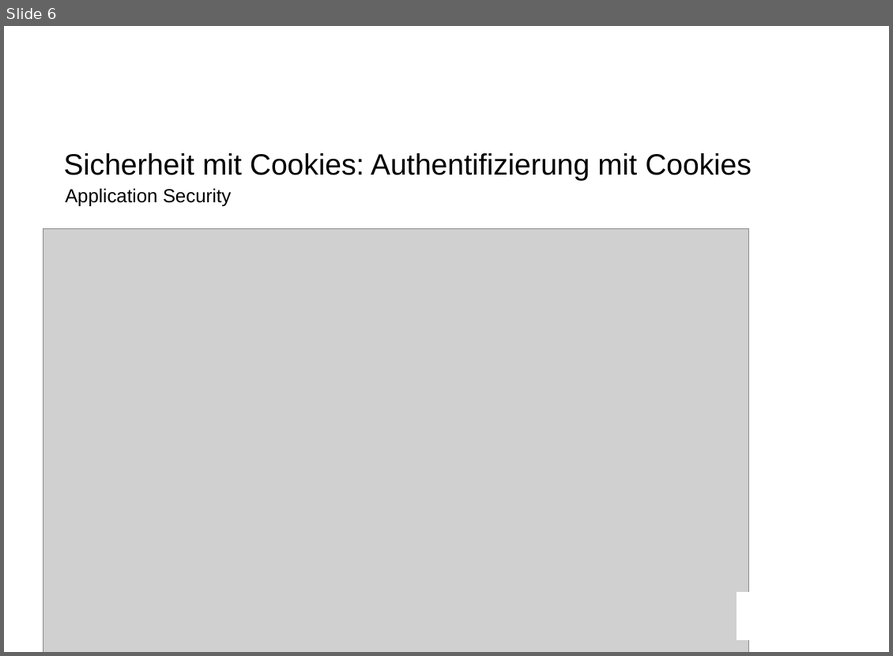
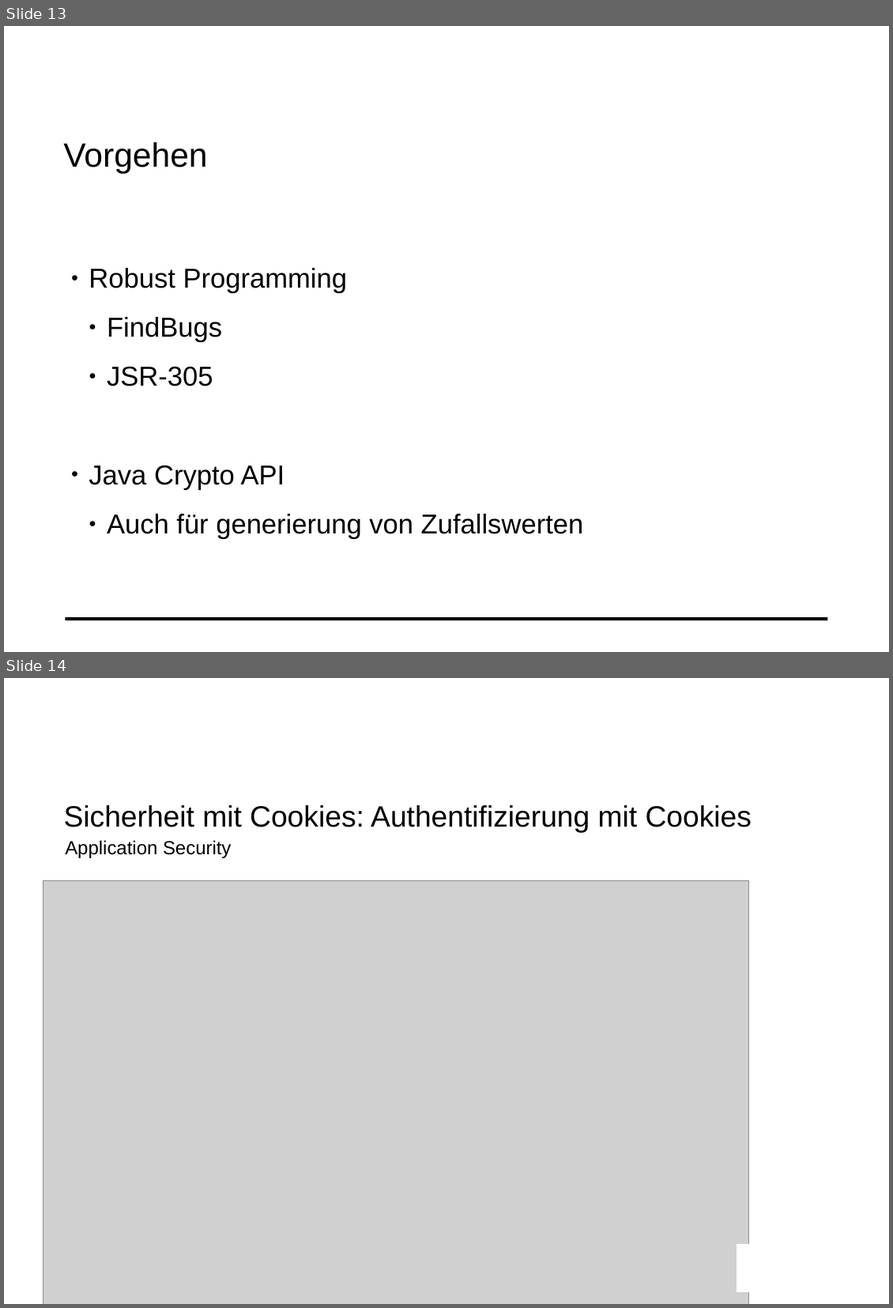
Before and after one commit to mat1/apsicookie, a slide deck: documentation/Cookie.odp. Shown one above the other, each under a label of ours: slide 6 before the commit, slides 13 and 14 after it. The pictures are 893x656 and 893x1308 pixels, drawn with LibreOffice and Linux fonts; fonts in the diff are those of the drawing; grey boxes stand for pictures; background and template pictures are left out. Boxes give left, top, right and bottom in pixels: in the first picture for what was removed or moved away, otherwise in the second. Text is boxed around its words. In the diff, an @@ line names an element or a change of style, - is before the commit and + after.

```diff
--- a/documentation/Cookie.odp
+++ b/documentation/Cookie.odp
@@ slide 13 added at (x1=4, y1=26, x2=889, y2=652), background #FFFFFF; not listed: 1 template element that a slide beside it also shows @@
@@ text added at (x1=63, y1=142, x2=207, y2=174), 32 pt, text #000000 @@
+Vorgehen
@@ text added at (x1=89, y1=268, x2=584, y2=539), 26 pt, text #000000 @@
+● Robust Programming
+  ● FindBugs
+  ● JSR-305
+● Java Crypto API
+  ● Auch für generierung von Zufallswerten
@@ what was slide 6 is now slide 14 @@
```
Also in this commit, not shown: 2 slides changed, 7 other slides added, 1 other file.
